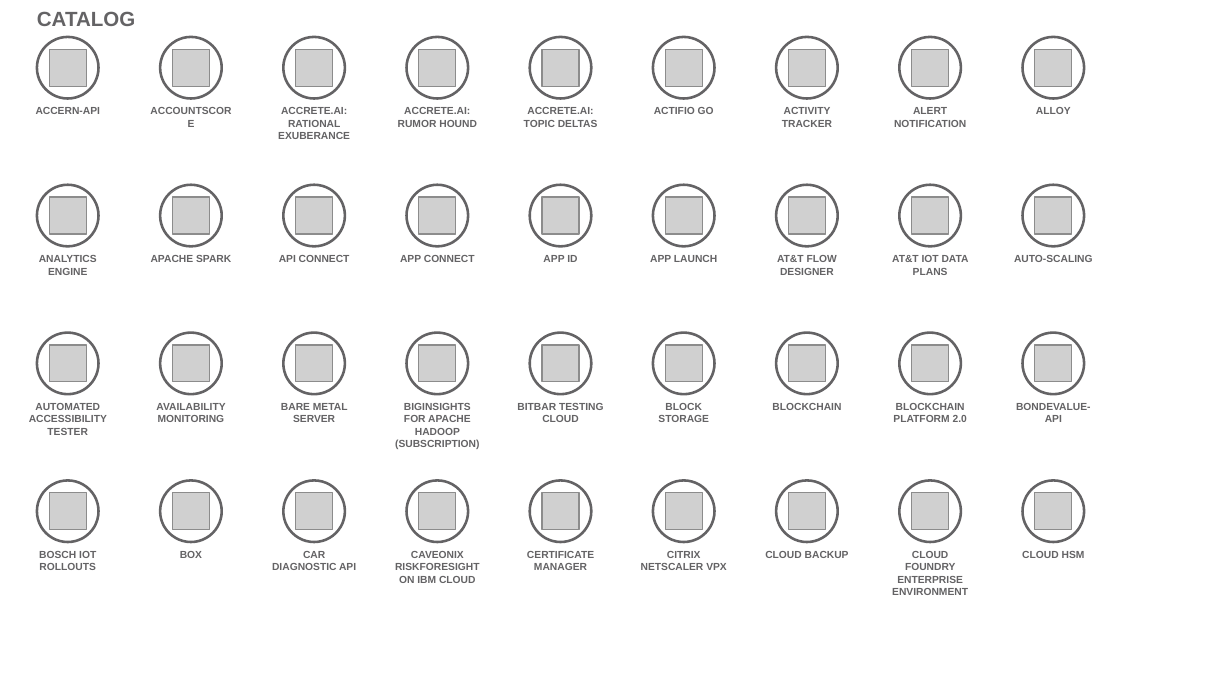
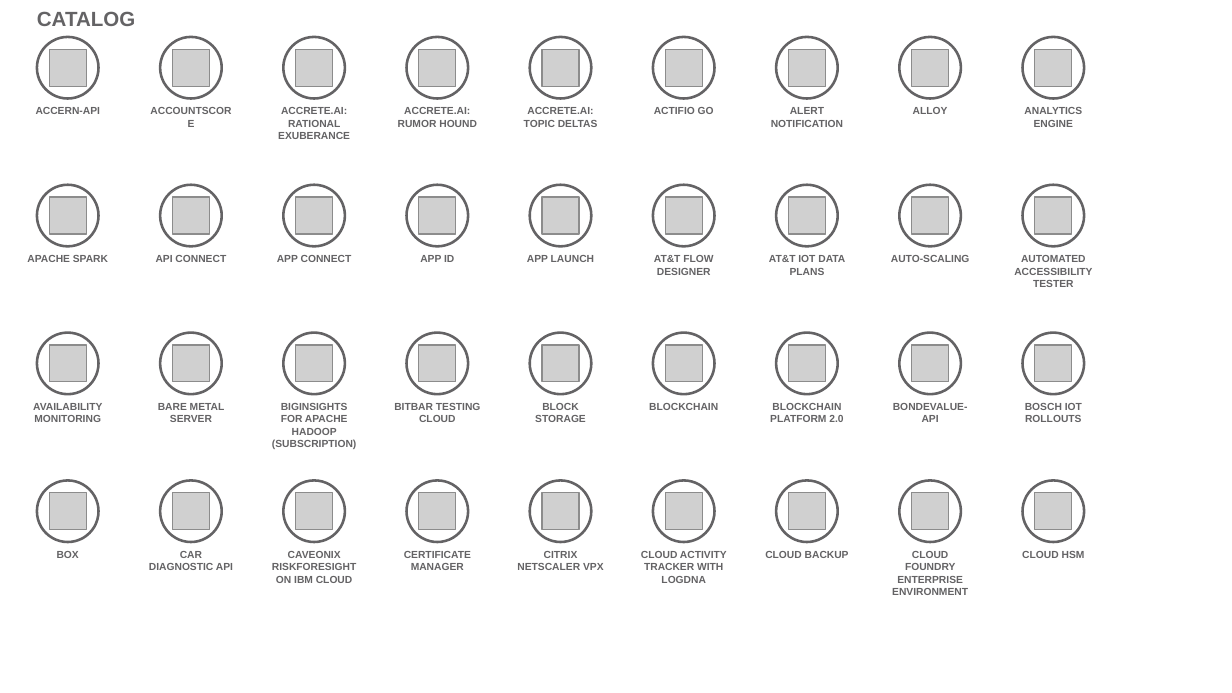
Before and after one commit to l2fprod/myarchitecture, a slide deck: slide 3 of mycatalog-architecture-diagram-template.pptx. Drawn at 1232x693 pixels with LibreOffice and Linux fonts; fonts in the diff are those of the drawing; grey boxes stand for pictures. Boxes give left, top, right and bottom in pixels: in the first picture for what was removed or moved away, otherwise in the second. Text is boxed around its words. In the diff, an @@ line names an element or a change of style, - is before the commit and + after.

```diff
--- a/mycatalog-architecture-diagram-template.pptx
+++ b/mycatalog-architecture-diagram-template.pptx
@@ text removed at bbox=[782, 107, 832, 127] @@
-ACTIVITY TRACKER
@@ text "ANALYTICS ENGINE": place and size @@
-text "ANALYTICS ENGINE" at bbox=[39, 255, 97, 275]
+text "ANALYTICS ENGINE" at bbox=[1024, 107, 1082, 127]
@@ text added at bbox=[156, 255, 226, 262], 6 pt, text #646365, bold @@
+API CONNECT
@@ text at bbox=[277, 255, 352, 262]: text changed @@
-API CONNECT
+APP CONNECT
@@ text at bbox=[420, 255, 454, 262]: text changed @@
-APP CONNECT
+APP ID
@@ text at bbox=[527, 255, 594, 262]: text changed @@
-APP ID
+APP LAUNCH
@@ text at bbox=[654, 255, 713, 275]: text changed @@
-APP LAUNCH
+AT&T FLOW DESIGNER
@@ text at bbox=[769, 255, 845, 275]: text changed @@
-AT&T FLOW DESIGNER
+AT&T IOT DATA PLANS
@@ text removed at bbox=[892, 255, 969, 275] @@
-AT&T IOT DATA PLANS
@@ text "AUTOMATED ACCESSIBILITY TESTER": place and size @@
-text "AUTOMATED ACCESSIBILITY TESTER" at bbox=[29, 403, 107, 435]
+text "AUTOMATED ACCESSIBILITY TESTER" at bbox=[1014, 255, 1092, 287]
@@ text added at bbox=[649, 403, 718, 410], 6 pt, text #646365, bold @@
+BLOCKCHAIN
@@ text at bbox=[770, 403, 843, 422]: text changed @@
-BLOCKCHAIN
+BLOCKCHAIN PLATFORM 2.0
@@ text removed at bbox=[893, 403, 967, 422] @@
-BLOCKCHAIN PLATFORM 2.0
@@ text "BOSCH IOT ROLLOUTS": place and size @@
-text "BOSCH IOT ROLLOUTS" at bbox=[39, 551, 96, 570]
+text "BOSCH IOT ROLLOUTS" at bbox=[1025, 403, 1082, 422]
@@ 15 texts: place and size @@
-15 texts at bbox=[151, 107, 1093, 585]
+15 texts at bbox=[27, 107, 970, 583]
@@ text added at bbox=[641, 551, 727, 583], 6 pt, text #646365, bold @@
+CLOUD ACTIVITY TRACKER WITH LOGDNA
```
Also in this commit, not shown: 18 other slides changed.
